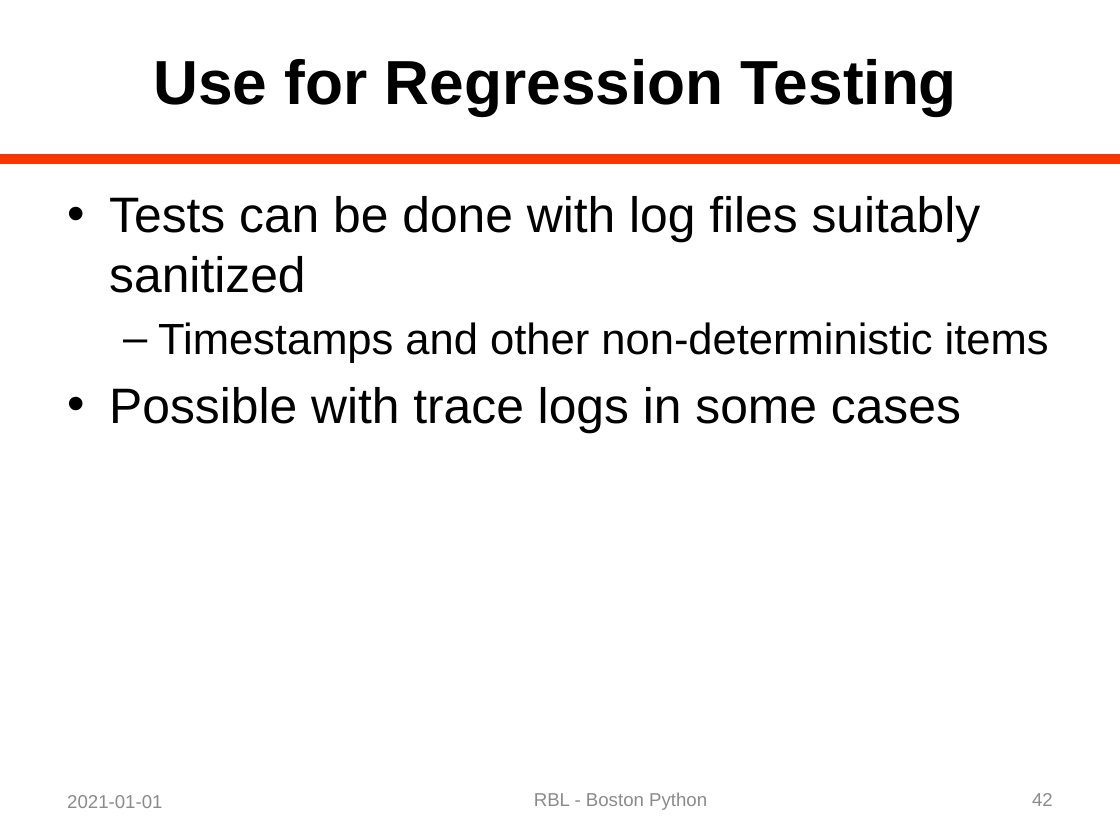
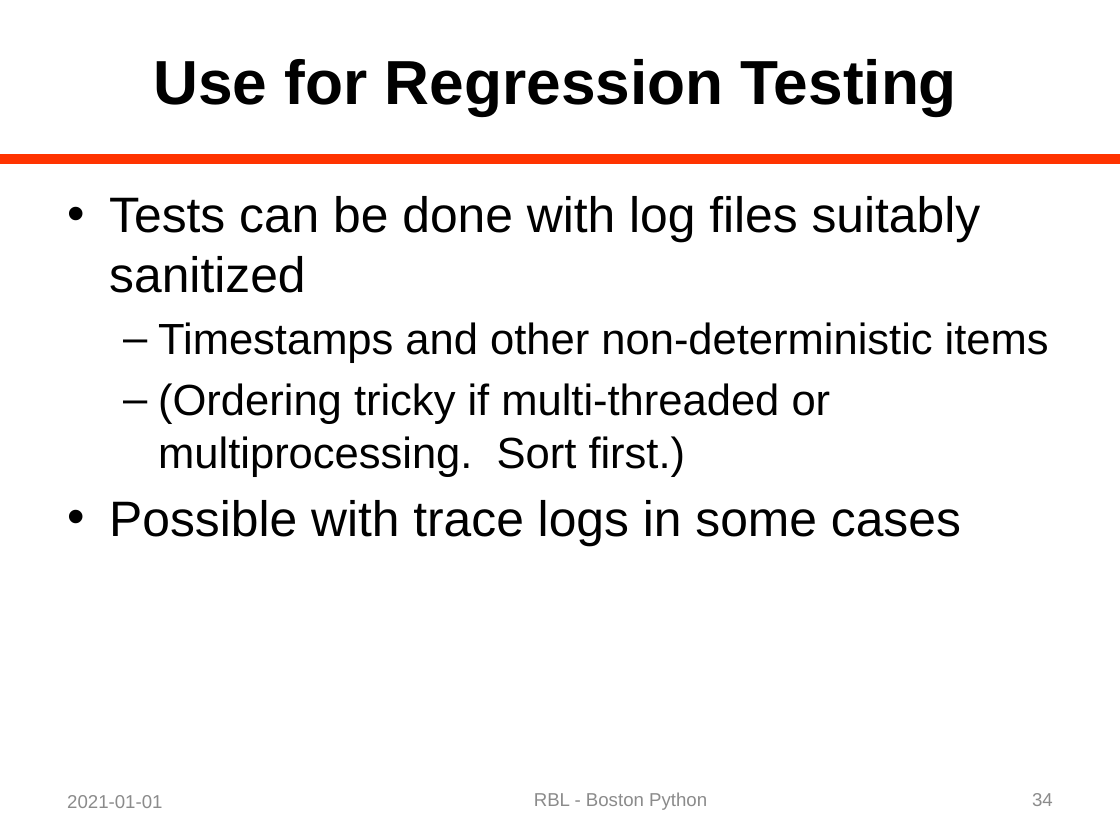
Before and after one commit to rblandau/NewTrace, a slide deck: slide 34 of docs/OfflineDebugging/A Dinosaur and a Python 02.pptx (slide 42 before the commit). Drawn at 1120x840 pixels with LibreOffice and Linux fonts; fonts in the diff are those of the drawing. Boxes give left, top, right and bottom in pixels: in the first picture for what was removed or moved away, otherwise in the second. Text is boxed around its words. In the diff, an @@ line names an element or a change of style, - is before the commit and + after.

```diff
--- a/docs/OfflineDebugging/A Dinosaur and a Python 02.pptx
+++ b/docs/OfflineDebugging/A Dinosaur and a Python 02.pptx
@@ text at (158,383,831,477): paragraph added @@
+  – (Ordering tricky if multi-threaded or multiprocessing. Sort first.)
@@ page number at (1032,793,1053,806): text changed @@
-42
+34
```
Also in this commit, not shown: 8 other slides changed, 15 slides removed, 4 other files.
